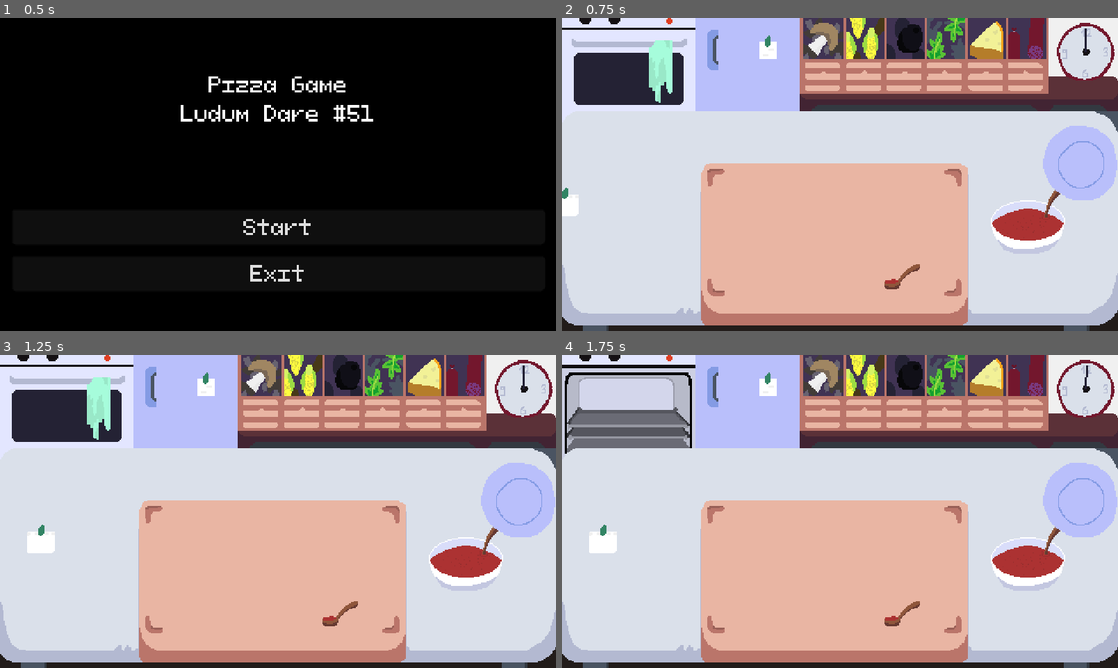
Above: before the commit, frames 1-4 (two rows, left to right).
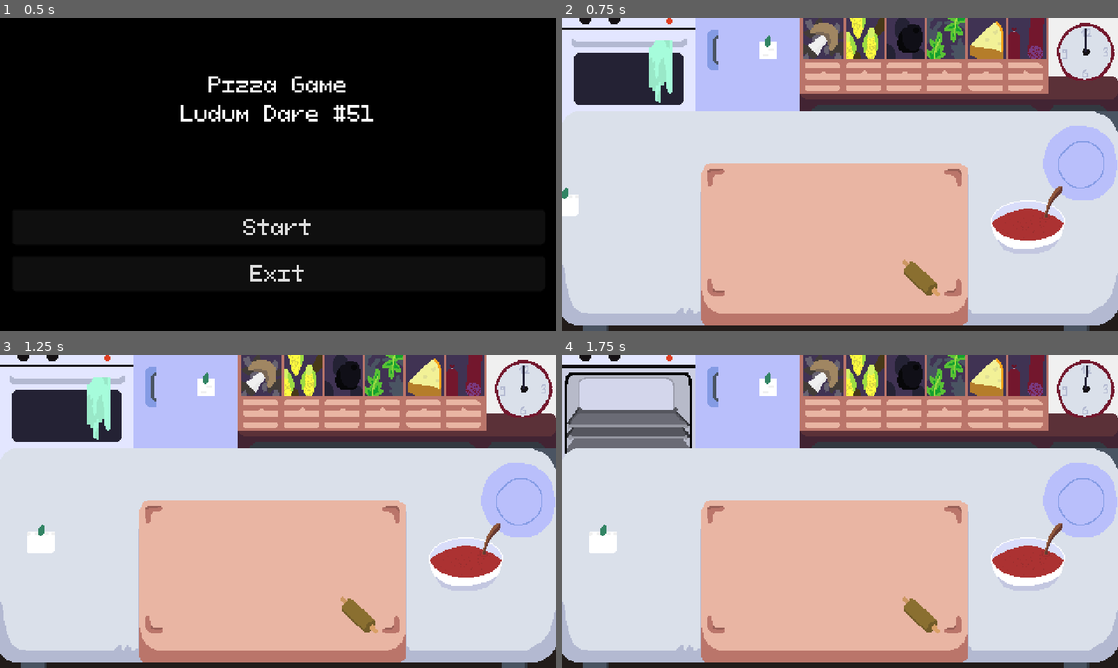
Above: after the commit, the same moments.

Repository: martindzejky/pizza-game
Game: Godot game, scene res://scenes/start.tscn
Same seed, same stepped clock (60 frames per second), same inputs: the game is played once before the commit and once after it.
Inputs (mouse positions are in pixels of both pictures, inside the frame that each line leads up to):
- Up to frame 1 (0.5 s): no input
- Up to frame 2 (0.75 s): click "Start" at 0.5 s
- Up to frame 3 (1.25 s): no input
- Up to frame 4 (1.75 s): move the mouse to (628, 401) at 1.27 s; click (628, 401) at 1.42 s

Frame 1 is identical in both runs. In frame 2, 0.5% of the frame differs, in the area x 58-90%, y 53-89%; in frame 3, 0.5%; in frame 4, 0.5%.

Commit message:
weird errors with dough tool morphing into spoon!

Diff:
--- a/objects/spoon/spoon.tscn
+++ /dev/null
@@ -1,18 +0,0 @@
-[gd_scene load_steps=3 format=3 uid="uid://b1jgjnmmcqyjw"]
-
-[ext_resource type="Texture2D" uid="uid://d3pwfkpetdxui" path="res://sprites/spoon.png" id="1_n2687"]
-
-[sub_resource type="CircleShape2D" id="CircleShape2D_hdpfp"]
-radius = 23.0
-
-[node name="spoon" type="Sprite2D" groups=["click", "spoon", "tool"]]
-texture = ExtResource("1_n2687")
-
-[node name="clickArea" type="Area2D" parent="."]
-monitoring = false
-monitorable = false
-
-[node name="shape" type="CollisionShape2D" parent="clickArea"]
-shape = SubResource("CircleShape2D_hdpfp")
-
-[connection signal="input_event" from="clickArea" to="." method="_onInputEvent"]
--- a/objects/table/table.tscn
+++ b/objects/table/table.tscn
@@ -15,9 +15,6 @@
 centered = false
 script = ExtResource("2_vk3s4")
 
-[node name="tomato" parent="." instance=ExtResource("3_mttq4")]
-position = Vector2(402, 93)
-
 [node name="clickArea" type="Area2D" parent="."]
 monitoring = false
 monitorable = false
@@ -32,7 +29,10 @@
 [node name="plate" parent="." instance=ExtResource("2_eynit")]
 position = Vector2(447, 45)
 
+[node name="tomato" parent="." instance=ExtResource("3_mttq4")]
+position = Vector2(402, 93)
+
 [node name="dough-tool" parent="." instance=ExtResource("6_8hmyr")]
-position = Vector2(293, 143)
+position = Vector2(310, 144)
 
 [connection signal="input_event" from="clickArea" to="." method="_onInputEvent"]
--- a/objects/tomato/tomato.gd
+++ b/objects/tomato/tomato.gd
@@ -5,7 +5,7 @@
 @export var withSpoon: Texture2D
 @export var spoonObj: PackedScene
 
-@export var hasSpoon := false
+@export var hasSpoon := true
 
 
 func _onClick() -> bool:
--- a/objects/tomato/tomato.tscn
+++ b/objects/tomato/tomato.tscn
@@ -1,9 +1,8 @@
-[gd_scene load_steps=6 format=3 uid="uid://rhaovn1wj3cy"]
+[gd_scene load_steps=5 format=3 uid="uid://rhaovn1wj3cy"]
 
 [ext_resource type="Texture2D" uid="uid://c87o1ymgjbtyr" path="res://sprites/tomato.png" id="1_qlm3m"]
 [ext_resource type="Script" path="res://objects/tomato/tomato.gd" id="1_wgtpv"]
 [ext_resource type="Texture2D" uid="uid://cncb4bnbw0vn6" path="res://sprites/tomato-spoon.png" id="3_g877s"]
-[ext_resource type="PackedScene" uid="uid://b1jgjnmmcqyjw" path="res://objects/spoon/spoon.tscn" id="4_3rara"]
 
 [sub_resource type="CircleShape2D" id="CircleShape2D_vrg4b"]
 radius = 34.0147
@@ -12,7 +11,6 @@
 script = ExtResource("1_wgtpv")
 withoutSpoon = ExtResource("1_qlm3m")
 withSpoon = ExtResource("3_g877s")
-spoonObj = ExtResource("4_3rara")
 
 [node name="sprite" type="Sprite2D" parent="."]
 texture = ExtResource("3_g877s")
